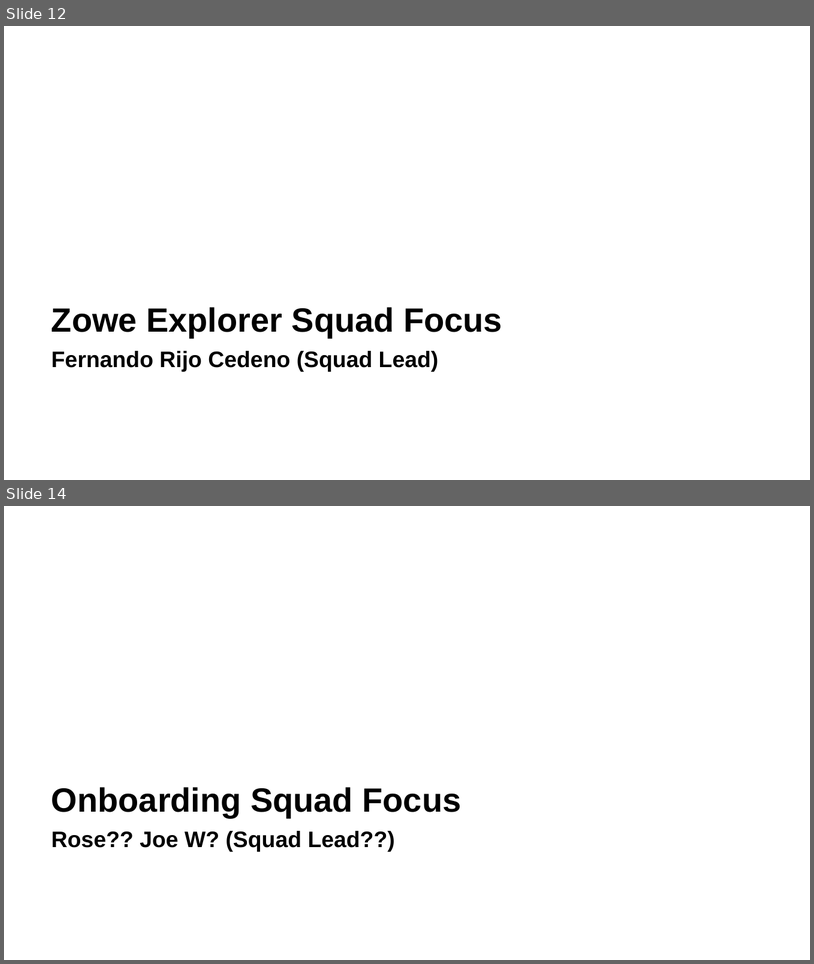
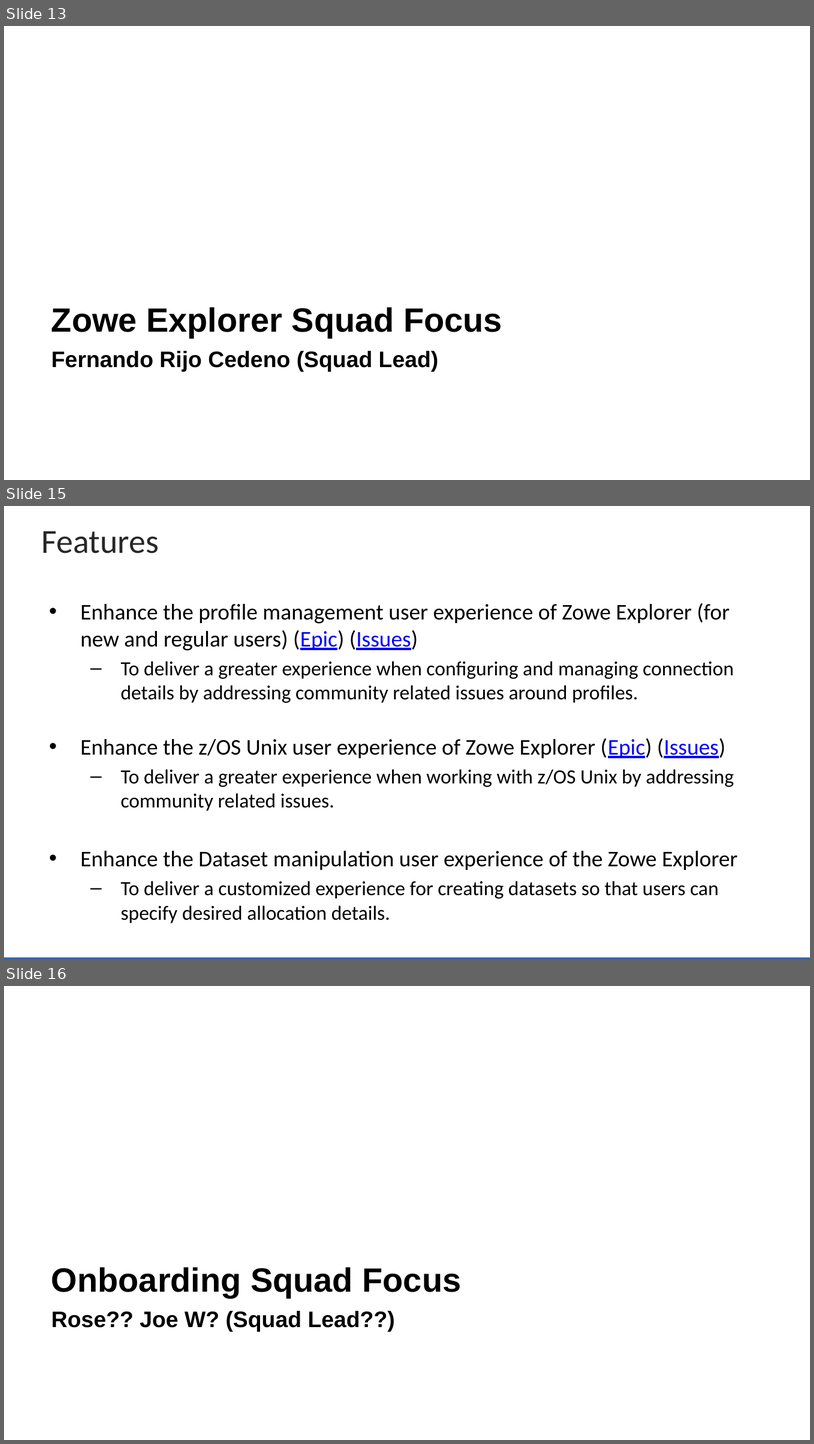
Before and after one commit to zowe/community, a slide deck: Project Management/20PI3 Planning/Zowe Community Squad Focus for 20PI3.pptx. Shown one above the other, each under a label of ours: slides 12 and 14 before the commit, slides 13, 15 and 16 after it; the slides between them are not shown. The pictures are 814x964 and 814x1444 pixels, drawn with LibreOffice and Linux fonts; fonts in the diff are those of the drawing; background and template pictures are left out. Boxes give left, top, right and bottom in pixels: in the first picture for what was removed or moved away, otherwise in the second. Text is boxed around its words. In the diff, an @@ line names an element or a change of style, - is before the commit and + after.

```diff
--- a/Project Management/20PI3 Planning/Zowe Community Squad Focus for 20PI3.pptx
+++ b/Project Management/20PI3 Planning/Zowe Community Squad Focus for 20PI3.pptx
@@ slide 15 added at bbox=[4, 506, 810, 960], background #FFFFFF @@
@@ title added at bbox=[42, 531, 159, 553], 30 pt, text #262626 @@
+Features
@@ text added at bbox=[80, 603, 738, 923], 18 pt, text #000000 @@
+• Enhance the profile management user experience of Zowe Explorer (for new and regular users) (Epic) (Issues)
+  – To deliver a greater experience when configuring and managing connection details by addressing community related issues around profiles.
+• Enhance the z/OS Unix user experience of Zowe Explorer (Epic) (Issues)
+  – To deliver a greater experience when working with z/OS Unix by addressing community related issues.
+• Enhance the Dataset manipulation user experience of the Zowe Explorer
+  – To deliver a customized experience for creating datasets so that users can specify desired allocation details.
@@ rectangle added at bbox=[4, 957, 810, 960], fill #3664AD @@
@@ what was slide 12 is now slide 13 @@
@@ what was slide 14 is now slide 16 @@
```
Also in this commit, not shown: 4 slides changed, 4 other slides added, 3 slides removed.
